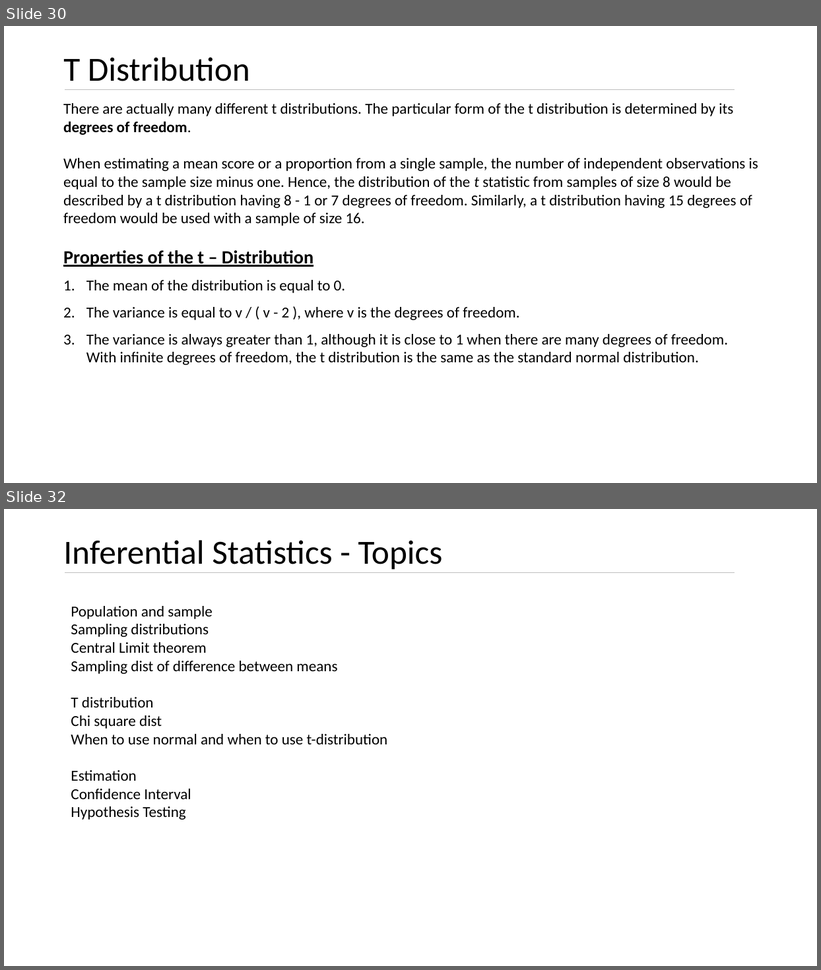
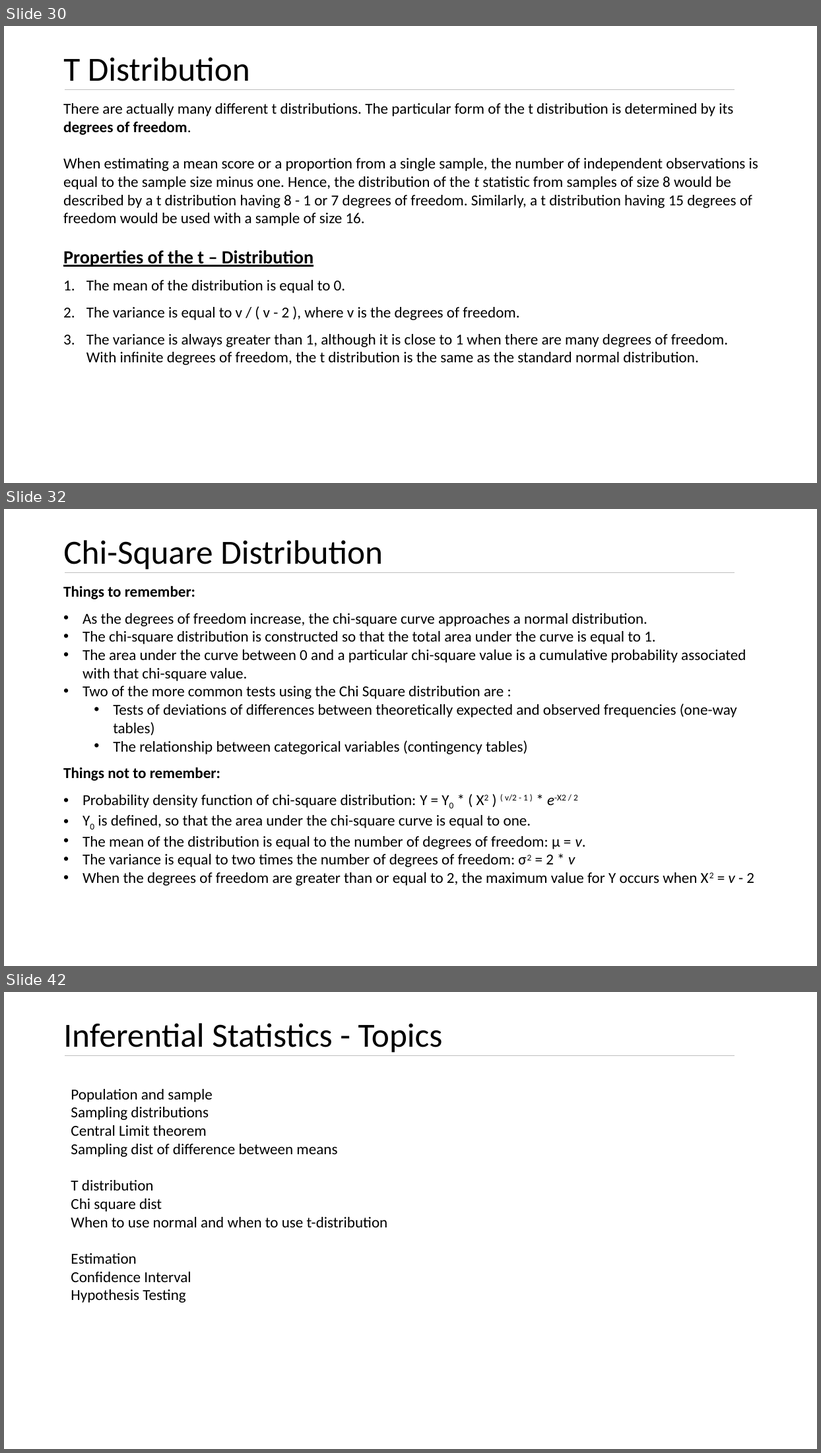
Before and after one commit to kushkul/Intro-to-Analytics, a slide deck: Statistics/Lesson 7 Inferential Statistics.pptx. Shown one above the other, each under a label of ours: slides 30 and 32 before the commit, slides 30, 32 and 42 after it; the slides between them are not shown. The pictures are 821x970 and 821x1453 pixels, drawn with LibreOffice and Linux fonts; fonts in the diff are those of the drawing. Boxes give left, top, right and bottom in pixels: in the first picture for what was removed or moved away, otherwise in the second. Text is boxed around its words. In the diff, an @@ line names an element or a change of style, - is before the commit and + after.

Commit message:
Add Chi square and Estimation

```diff
--- a/Statistics/Lesson 7 Inferential Statistics.pptx
+++ b/Statistics/Lesson 7 Inferential Statistics.pptx
@@ slide 32 added at (x1=4, y1=509, x2=817, y2=966), background #FFFFFF @@
@@ title added at (x1=63, y1=540, x2=383, y2=570), 40 pt, text #000000 @@
+Chi-Square Distribution
@@ text added at (x1=63, y1=586, x2=754, y2=886), 18 pt, text #000000 @@
+Things to remember:
+• As the degrees of freedom increase, the chi-square curve approaches a normal distribution.
+• The chi-square distribution is constructed so that the total area under the curve is equal to 1.
+• The area under the curve between 0 and a particular chi-square value is a cumulative probability associated with that chi-square value.
+• Two of the more common tests using the Chi Square distribution are :
+  • Tests of deviations of differences between theoretically expected and observed frequencies (one-way tables)
+  • The relationship between categorical variables (contingency tables)
+Things not to remember:
+• Probability density function of chi-square distribution: Y = Y0 * ( Χ2 ) ( v/2 - 1 ) * e-Χ2 / 2
+• Y0 is defined, so that the area under the chi-square curve is equal to one.
+• The mean of the distribution is equal to the number of degrees of freedom: μ = v.
+• The variance is equal to two times the number of degrees of freedom: σ2 = 2 * v
+• When the degrees of freedom are greater than or equal to 2, the maximum value for Y occurs when Χ2 = v - 2
@@ line added from (65, 573) to (735, 573), #BFBFBF 0.5 pt @@
@@ what was slide 32 is now slide 42 @@
```
Also in this commit, not shown: 2 slides changed, 9 other slides added.
